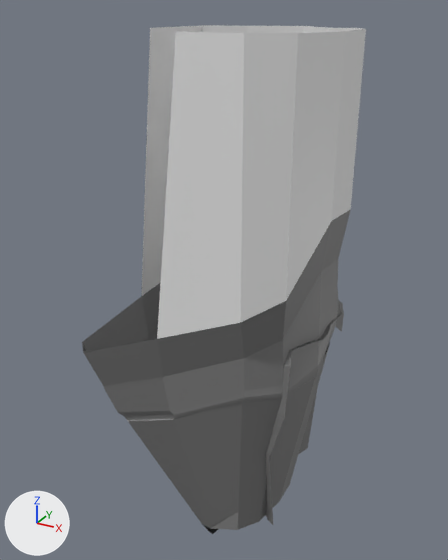
A saved change to the glTF model glb/Forest.glb.
Camera for both pictures: a camera (50 mm lens) standing at (122.0, -300.0, 159.0) and looking at (-31.0, -22.0, 20.0). Arrows for +X, +Y and +Z are at lower left; the lights stay in place. Where no turn or scale is listed for an object, it has been applied to the vertices. Vertices at the same position are counted once.

Names of what the first picture shows: 'Outer-cliff-col', 'Outer-cliff.001-col'.
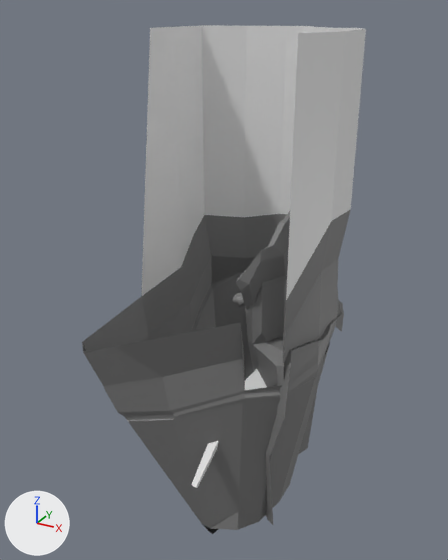
Pixel boxes (x1, y1, x2, y2) of what changed, in the pictures (448 x 560 px):
'Old-tree-col', added: after (191, 369, 267, 488)
part 1 of me_plane_008, cut back: before (83, 32, 319, 530); after (83, 309, 319, 530)
'Outer-cliff.001-col', unchanged, uncovered by the edit: before (266, 307, 342, 525); after (236, 211, 342, 525)

Edits to the bpy script that builds the scene:
```text
Change me_plane_008:
    used by ob_outer_cliff_col; location = (0.0, 0.0, 0.0)
    remove me_plane_008.from_pydata(...)  # 813 vertices, 1522 faces; spans x -82.0..30.0, y -93.0..42.0, z -136.0..150.0
    add me_plane_008.from_pydata(...)  # 811 vertices, 1516 faces; spans x -82.0..30.0, y -93.0..42.0, z -136.0..150.0
    me_plane_008 part 1
    4 vertices are removed from x -39.0..3.0, y -77.0..-60.0, z -21.0..150.0
    17 faces are deleted
    5 vertices in x 2.0..19.0, y -61.0..-49.0, z -26.0..-24.0 move by (0.0, 1.0, 0.0)
    5 vertices move from x 1.0..19.0, y -61.0..-49.0, z -27.0..-21.0 to x 1.0..18.0, y -60.0..-48.0, z -27.0..-21.0
    2 vertices are added at (2.0, -59.0, -21.0), (-59.0, -86.0, 2.0)
    9 new faces join them, mat_stone (grey #777777)
    2 new faces join them, mat_stonecrashpath (grey #777777)
Add me_plane_023:
    me_plane_023.from_pydata(...)  # 21 vertices, 39 faces; spans x -26.9..4.8, y -78.0..-30.9, z -79.6..-21.6
    me_plane_023.materials.append(mat_wood)  # white #e7e7e7
Add ob_old_tree_col:
    ob_old_tree_col = bpy.data.objects.new('Old-tree-col', me_plane_023)
    ob_old_tree_col.location = (0.0, 0.0, 0.0)
```
